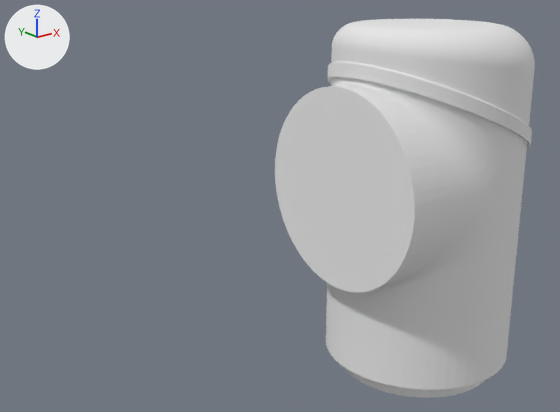
Before and after pictures for a commit that changed the OBJ model src/object_meshes/object_models/ur5Wrist_meter.obj.
Both versions are drawn from a 50 mm camera at (-0.23, -0.198, 0.126) aimed at (-0.063, 0.01, 0.043). Arrows for +X, +Y and +Z are at upper left; the lights stay in place. Where no turn or scale is listed for an object, it has been applied to the vertices. Vertices at the same position are counted once.

The first picture shows 'ur5Wrist_meter(1)'.
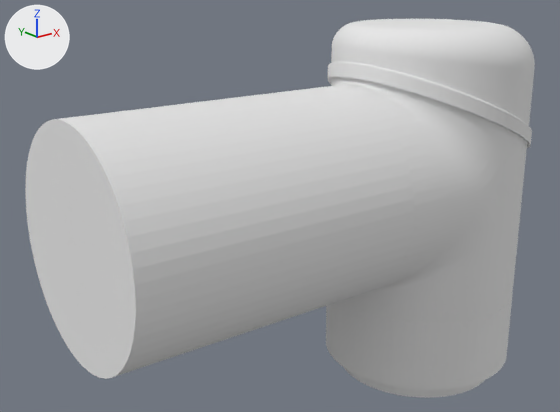
Commit message: updating model for ur5_wrist

What changed in the scene script:
```text
Change me_ur5wrist_meter_1:
    used by ob_ur5wrist_meter_1; location = (0.0, 0.0, 0.0)
    remove me_ur5wrist_meter_1.from_pydata(...)  # 7732 vertices, 15436 faces; spans x -0.0464..0.0388, y -0.0408..0.0367, z -0.0343..0.1049
    add me_ur5wrist_meter_1.from_pydata(...)  # 7850 vertices, 15668 faces; spans x -0.1463..0.0388, y -0.0408..0.0388, z -0.0343..0.1049
    me_ur5wrist_meter_1 part 1: a new loose piece of 118 vertices spanning x -0.1463..-0.0446, y -0.0384..0.0388, z 0.0102..0.0852, in mat_none (white #e7e7e7)
```

Boxes [x1, y1, x2, y2] around the edits, measured in the pictures (560 x 412 px):
'ur5Wrist_meter(1)', reshaped (96% wider)
    before: [275, 19, 535, 398]
    after: [25, 19, 535, 398]
part 1 of me_ur5wrist_meter_1, added
    after: [25, 86, 415, 379]
